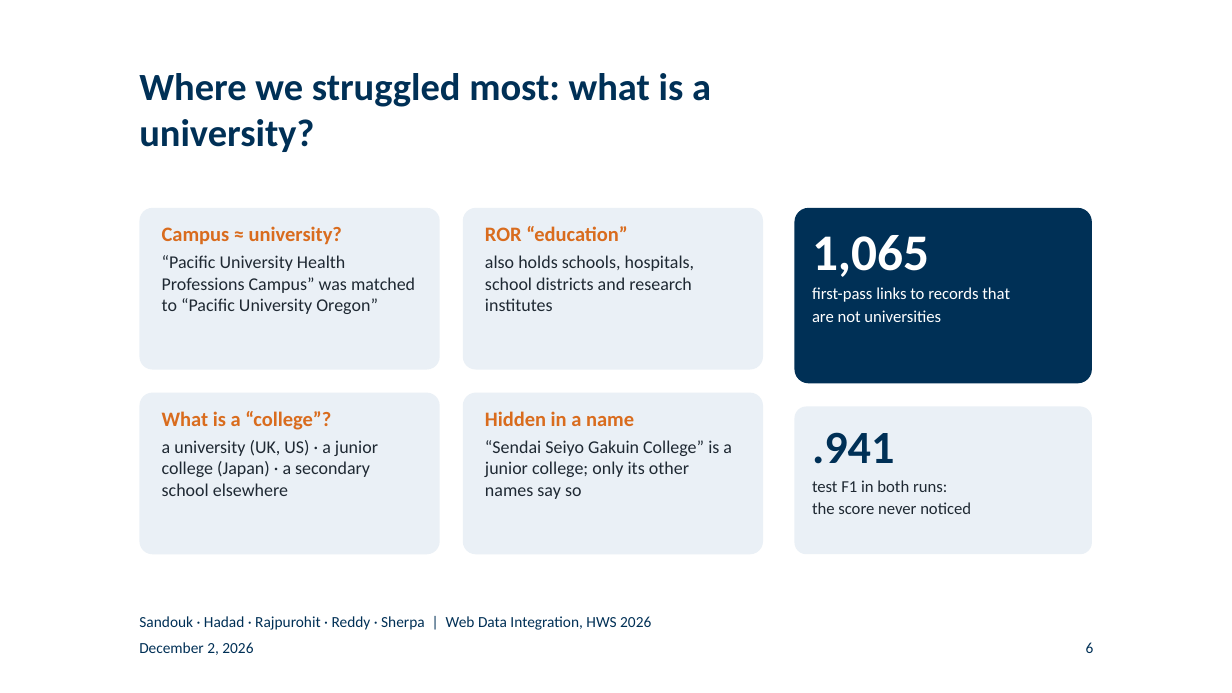
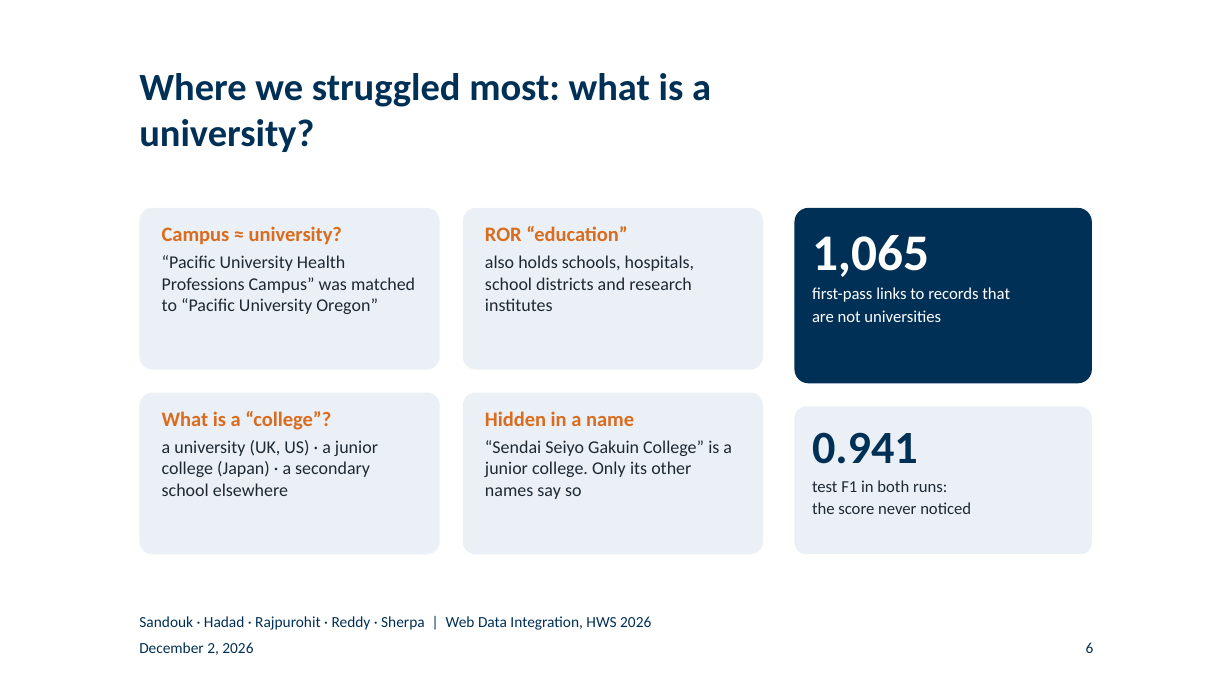
Before and after one commit to BlackSamuron0305/Web-Data-Integration-Project-HWS2026, a slide deck: slide 6 of submission/final-presentation/final_presentation.pptx. Drawn at 1232x693 pixels with LibreOffice and Linux fonts; fonts in the diff are those of the drawing; background and template pictures are left out. Boxes give left, top, right and bottom in pixels: in the first picture for what was removed or moved away, otherwise in the second. Text is boxed around its words. In the diff, an @@ line names an element or a change of style, - is before the commit and + after.

```diff
--- a/submission/final-presentation/final_presentation.pptx
+++ b/submission/final-presentation/final_presentation.pptx
@@ text at box(485, 440, 732, 499): text changed @@
-“Sendai Seiyo Gakuin College” is a junior college; only its other names say so
+“Sendai Seiyo Gakuin College” is a junior college. Only its other names say so
@@ text at box(812, 432, 918, 464): text changed @@
-.941
+0.941
```
Also in this commit, not shown: 8 other slides changed, 3 other files.
